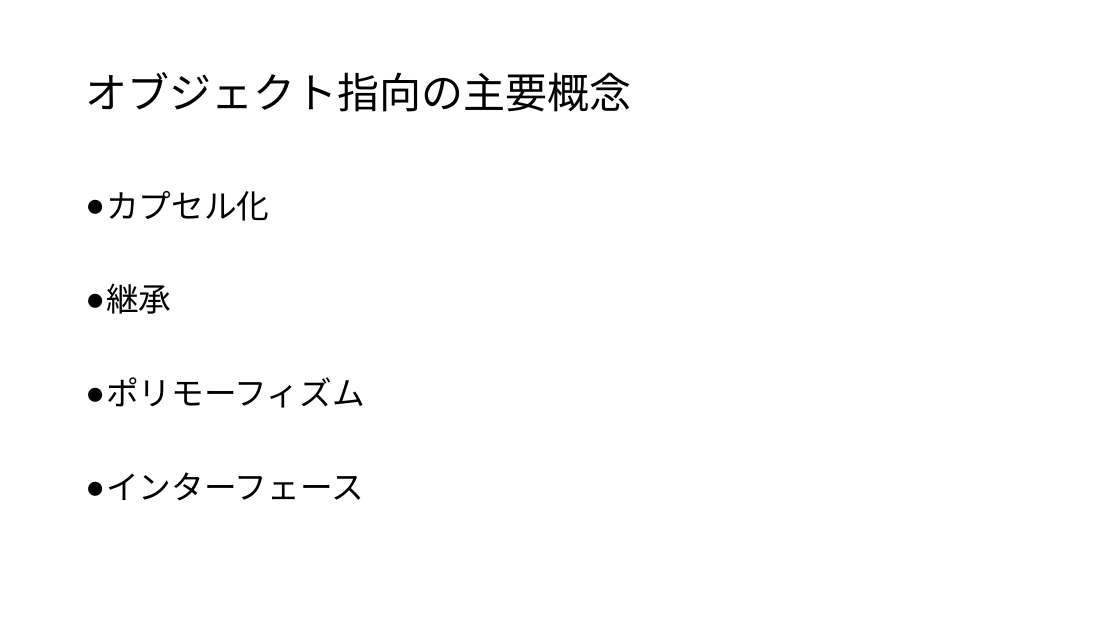
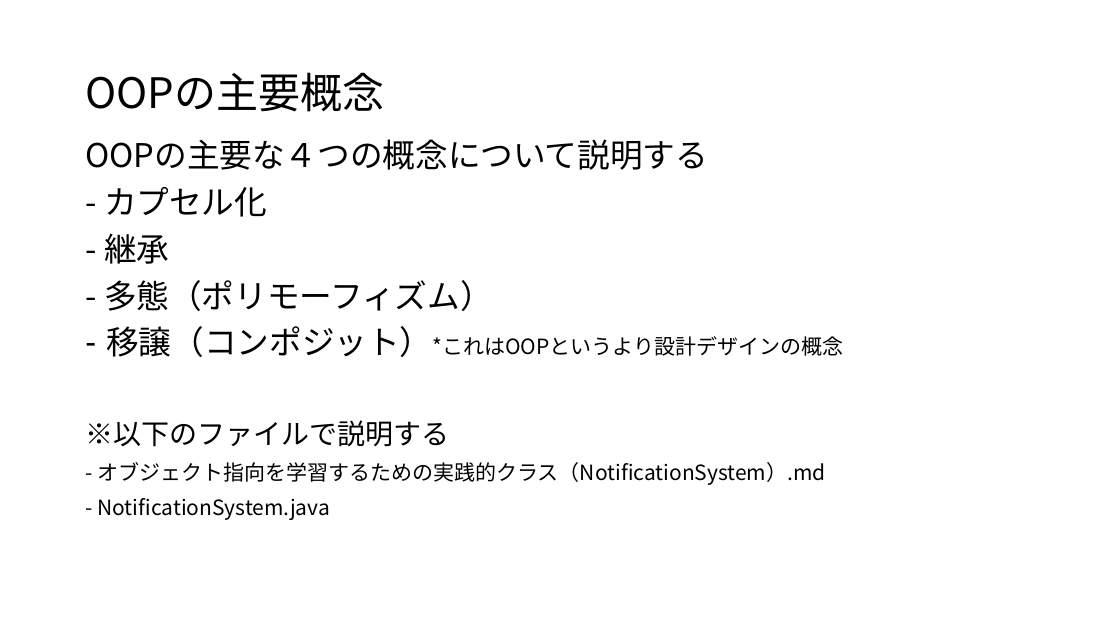
Before and after one commit to koga-miko/misc, a slide deck: slide 4 of java-report/OOP概要.pptx (slide 3 before the commit). Drawn at 1120x630 pixels with LibreOffice and Linux fonts; fonts in the diff are those of the drawing. Boxes give left, top, right and bottom in pixels: in the first picture for what was removed or moved away, otherwise in the second. Text is boxed around its words. In the diff, an @@ line names an element or a change of style, - is before the commit and + after.

```diff
--- a/java-report/OOP概要.pptx
+++ b/java-report/OOP概要.pptx
@@ title at (85,72,384,112): text changed @@
-オブジェクト指向の主要概念
+OOPの主要概念
@@ text at (85,139,844,520): text changed; size 28 to 18 pt @@
-● カプセル化
-● 継承
-● ポリモーフィズム
-● インターフェース
+OOPの主要な４つの概念について説明する
+- カプセル化
+- 継承
+- 多態（ポリモーフィズム）
+– 移譲（コンポジット）*これはOOPというより設計デザインの概念
+※以下のファイルで説明する
+- オブジェクト指向を学習するための実践的クラス（NotificationSystem）.md
+- NotificationSystem.java
```
Also in this commit, not shown: 3 other slides changed, 3 slides added, 4 slides removed, 2 other files.
